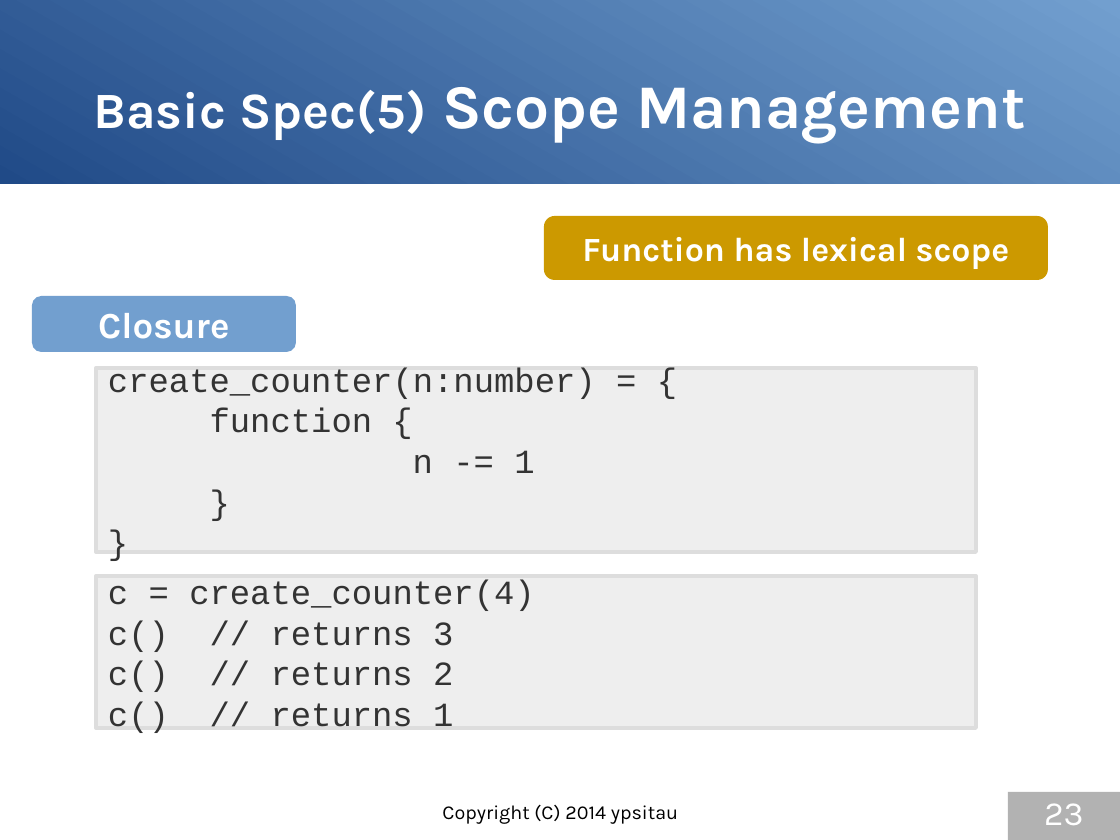
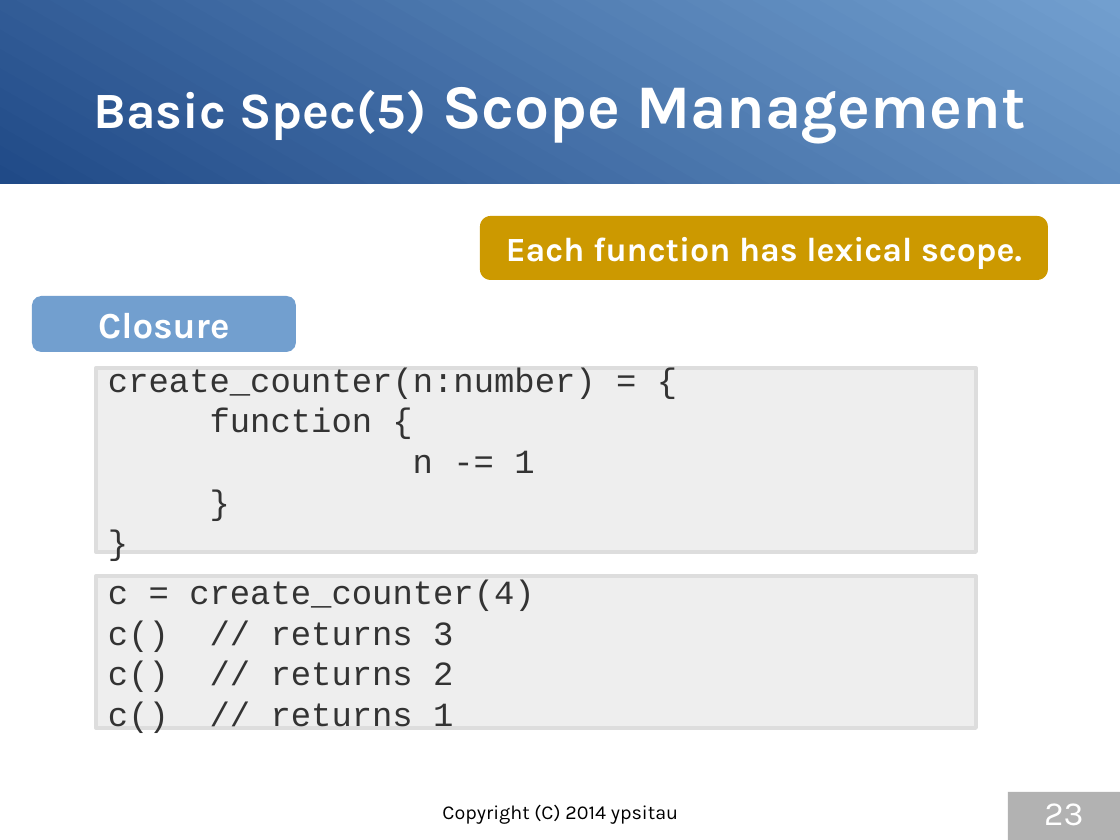
Before and after one commit to gura-lang/gura-doc, a slide deck: slide 23 of presentation/gura-introduction-e.odp. Drawn at 1120x840 pixels with LibreOffice and Linux fonts; fonts in the diff are those of the drawing. Boxes give left, top, right and bottom in pixels: in the first picture for what was removed or moved away, otherwise in the second. Text is boxed around its words. In the diff, an @@ line names an element or a change of style, - is before the commit and + after.

```diff
--- a/presentation/gura-introduction-e.odp
+++ b/presentation/gura-introduction-e.odp
@@ rounded rectangle "Each function has lexical scope.": place and size @@
-rounded rectangle "Each function has lexical scope." at <box>544,216,1048,281</box>
+rounded rectangle "Each function has lexical scope." at <box>480,216,1048,281</box>
@@ text in rounded rectangle at <box>506,237,1022,269</box>: text changed @@
-Function has lexical scope
+Each function has lexical scope.
```
Also in this commit, not shown: 12 other slides changed, 1 other file.
